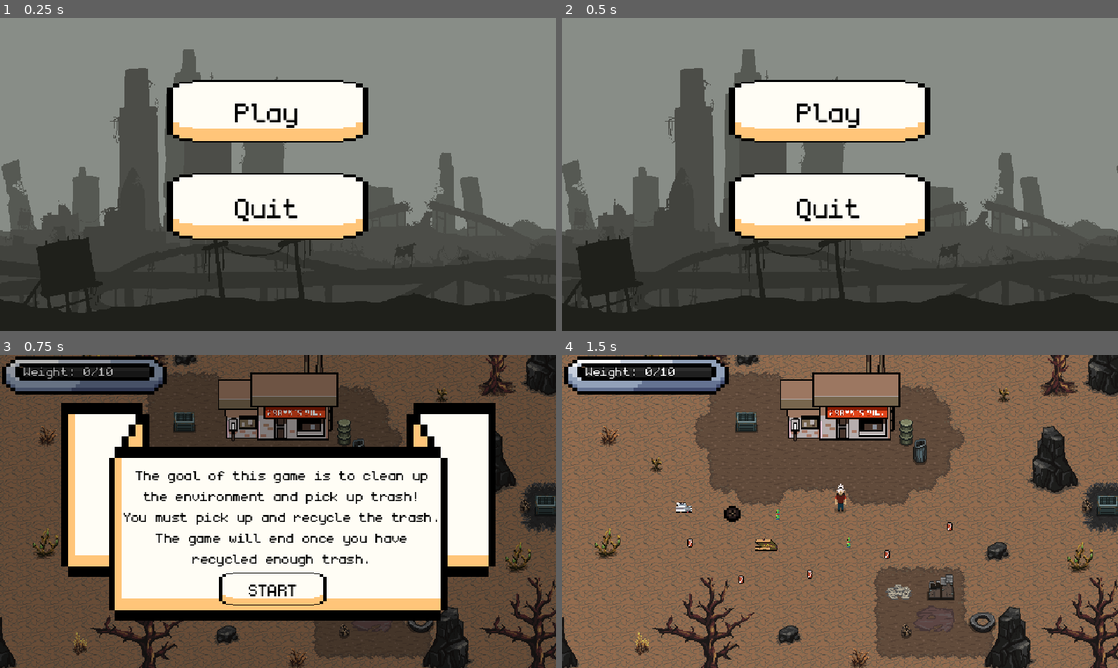
Above: before the commit, frames 1-4 (two rows, left to right).
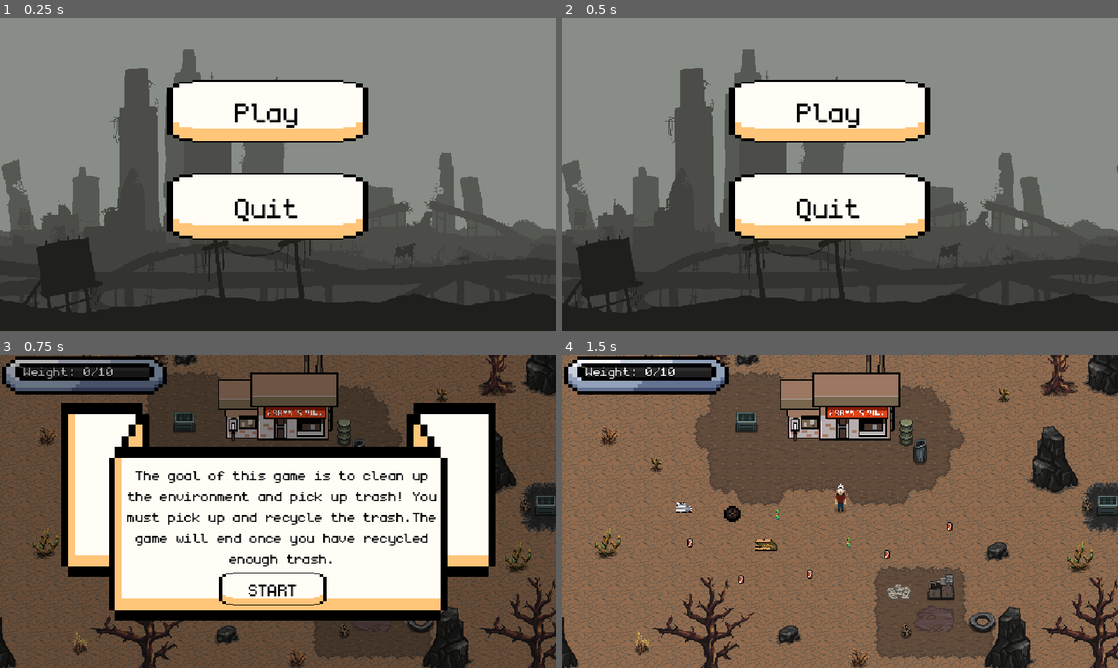
Above: after the commit, the same moments.

Repository: Sk1T/JeuDePolution
Game: Godot game, scene res://scene/menu.tscn
Two runs of this game, one before a commit and one after it. Both use one fixed random seed, a clock stepped at 60 frames per second and the inputs below.
Inputs:
- Up to frame 1 (0.25 s): no input
- Up to frame 2 (0.5 s): no input
- Up to frame 3 (0.75 s): click "Play" at 0.5 s
- Up to frame 4 (1.5 s): click "START" at 1.25 s

Frames 1-2 are identical in both runs. In frame 3, 2.9% of the frame differs, in the area x 22-79%, y 43-68%; in frame 4, nothing differs.

Commit message:
Updated all UI and Windows assets

Diff:
--- a/scene/Level/level.gd
+++ b/scene/Level/level.gd
@@ -3,9 +3,11 @@
 var rules_scene = preload("res://scene/pop_up_window.tscn")
 
 func _ready():
-	var rules_instance = rules_scene.instantiate()
+	show_rules()
 
+func show_rules():
+	var popup = rules_scene.instantiate()
 	var canvas = CanvasLayer.new()
 	add_child(canvas)
-
-	canvas.add_child(rules_instance)
+	canvas.add_child(popup)
+	popup.setup("The goal of this game is to clean up the environment and pick up trash! You must pick up and recycle the trash.The game will end once you have recycled enough trash.", "START")
--- a/scene/WinScreen/win_screen.gd
+++ b/scene/WinScreen/win_screen.gd
@@ -1,13 +1,20 @@
 extends Node2D
+var popup_scene = preload("res://scene/pop_up_window.tscn")
 
 func _ready():
 	get_tree().paused = true
-	$AcceptDialog.popup_centered()
+	show_my_dialog()
 
 
 func show_my_dialog():
-	get_tree().paused = true
-	$AcceptDialog.popup_centered()
+	var popup = popup_scene.instantiate()
+	var canvas = CanvasLayer.new()
+	add_child(canvas)
+	canvas.add_child(popup)
+	popup.setup(
+		"Victory! \n You have cleaned the planet and saved the environment!",
+		"Ok"
+	)
 
 func _on_main_menu_pressed():
 	get_tree().change_scene_to_file("res://scene/menu.tscn")
--- a/scene/WinScreen/win_screen.tscn
+++ b/scene/WinScreen/win_screen.tscn
@@ -5,12 +5,6 @@
 
 [node name="WinScreen" type="Node2D"]
 script = ExtResource("1_rw885")
-
-[node name="AcceptDialog" type="AcceptDialog" parent="."]
-process_mode = 3
-title = "Félicitations"
-size = Vector2i(492, 200)
-dialog_text = "Vous avez nettoyé la planète et vous nous avez sauvés, merci."
 
 [node name="main menu" type="Button" parent="."]
 offset_left = 214.0
@@ -31,6 +25,5 @@
 
 [node name="ParallaxBackground" parent="." instance=ExtResource("2_6g2vx")]
 
-[connection signal="confirmed" from="AcceptDialog" to="." method="_on_accept_dialog_confirmed"]
 [connection signal="pressed" from="main menu" to="." method="_on_main_menu_pressed"]
 [connection signal="pressed" from="Quit" to="." method="_on_quit_pressed"]
--- a/scene/pop_up_window.gd
+++ b/scene/pop_up_window.gd
@@ -1,12 +1,15 @@
 extends Control
-
+@onready var label = $Panel/Label
+@onready var button =$Panel/Button
 
 # Called when the node enters the scene tree for the first time.
 func _ready():
 	get_tree().paused = true
 
 
-
+func setup(title_text: String, button_text: String = "START"):
+	$Panel/Label.text = title_text
+	$Panel/Button.text = button_text
 
 # Called every frame. 'delta' is the elapsed time since the previous frame.
 func _process(delta):
